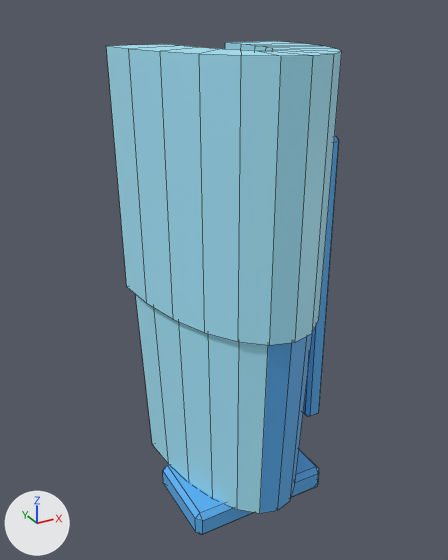
One commit to the Blender file viewer/assets/armor-parts/left_forearm/source/left_forearm.blend: the scene before it, then after it.
Camera for both pictures: a camera (50 mm lens) standing at (-0.156, -0.262, 0.138) and looking at (-0.008, 0.008, 0.003). The axes (+X, +Y, +Z) are drawn at lower left. The lights are the same throughout. The first picture is the older version. Mesh edges are drawn as thin lines.

In view in the first picture: 'armor_left_forearm_v001'.
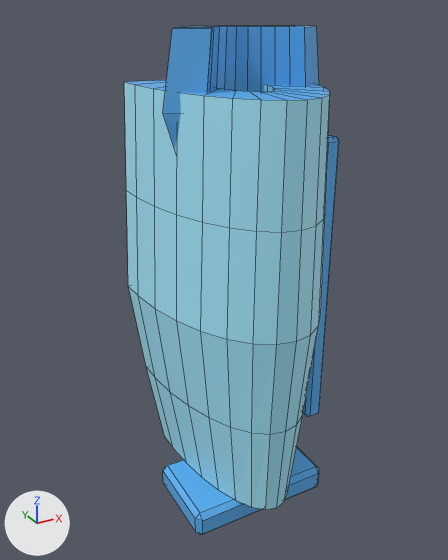
Pixel boxes [x1, y1, x2, y2] of what changed, in the pictures (448 x 560 px):
'armor_left_forearm_v001', reshaped (9% narrower): before [106, 41, 342, 534]; after [124, 26, 339, 534]
part 1 of me_armor_left_forearm_v001, rebuilt (13% narrower, 41% taller): before [106, 41, 342, 345]; after [124, 80, 330, 509]
part 2 of me_armor_left_forearm_v001, added (blue): after [163, 26, 319, 149]
part 3 of me_armor_left_forearm_v001, deleted: before [136, 295, 313, 513]

Edits to the bpy script that builds the scene:
```text
Change me_armor_left_forearm_v001:
    used by ob_armor_left_forearm_v001; location = (0.0, 0.0, 0.0)
    remove me_armor_left_forearm_v001.from_pydata(...)  # 176 vertices, 178 faces; spans x -0.05..0.05, y -0.051..0.051, z -0.136..0.121
    add me_armor_left_forearm_v001.from_pydata(...)  # 308 vertices, 310 faces; spans x -0.047..0.047, y -0.05..0.05, z -0.136..0.13
    me_armor_left_forearm_v001 part 1: the loose piece of 52 vertices spanning x -0.05..0.05, y -0.051..0.051, z -0.009..0.121 is rebuilt with 170 vertices and now spans x -0.047..0.047, y -0.05..0.05, z -0.12..0.104
    me_armor_left_forearm_v001 part 2: a new loose piece of 66 vertices spanning x -0.043..0.043, y -0.011..0.031, z 0.06..0.13, in mat_armor_accent (blue #5cb0f1)
    me_armor_left_forearm_v001 part 3: the loose piece of 52 vertices spanning x -0.045..0.045, y -0.047..0.047, z -0.121..-0.001 is deleted
```
